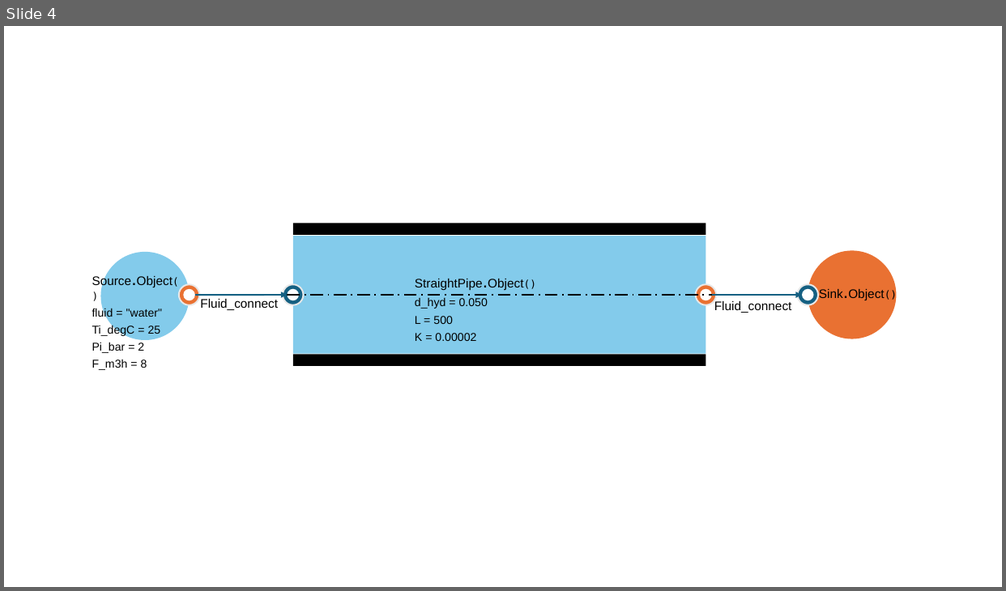
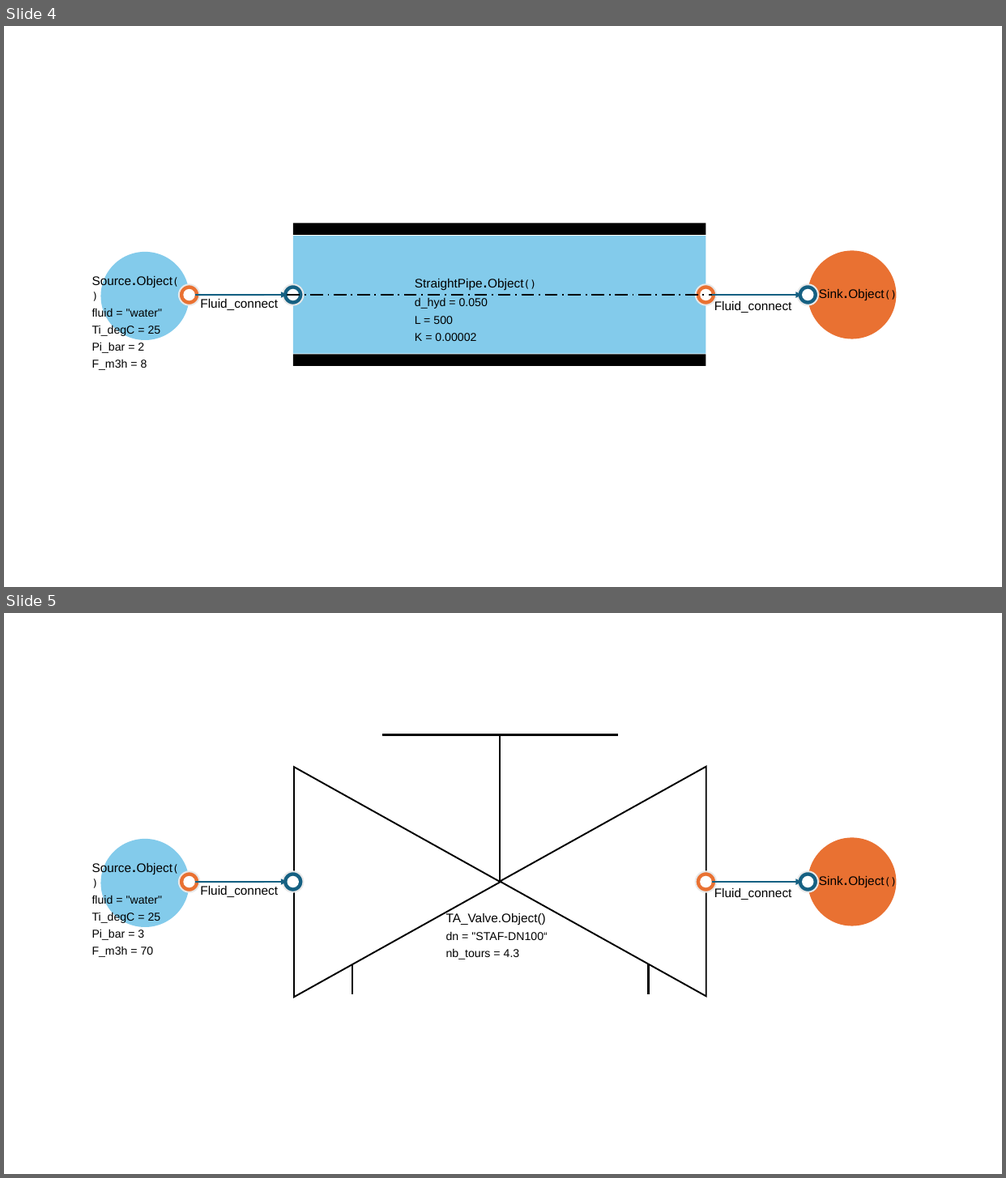
Before and after one commit to ZoheirHADID/EnergySystemModels-fr, a slide deck: Examples.pptx. Shown one above the other, each under a label of ours: slide 4 before the commit, slides 4 and 5 after it. The pictures are 1006x591 and 1006x1178 pixels, drawn with LibreOffice and Linux fonts; fonts in the diff are those of the drawing. Boxes give left, top, right and bottom in pixels: in the first picture for what was removed or moved away, otherwise in the second. Text is boxed around its words. In the diff, an @@ line names an element or a change of style, - is before the commit and + after.

```diff
--- a/Examples.pptx
+++ b/Examples.pptx
@@ slide 5 added at bbox=[4, 613, 1002, 1174], background #FFFFFF @@
@@ group added at bbox=[92, 735, 897, 998]: 10 ellipses, 5 texts, 4 lines, 2 triangles, 2 arrows @@
+Source.Object()
+fluid = "water"
+Ti_degC = 25
+Pi_bar = 3
+F_m3h = 70
+TA_Valve.Object()
+dn = "STAF-DN100“
+nb_tours = 4.3
+Sink.Object()
+Fluid_connect
+Fluid_connect
```
Also in this commit, not shown: 1 other file.
